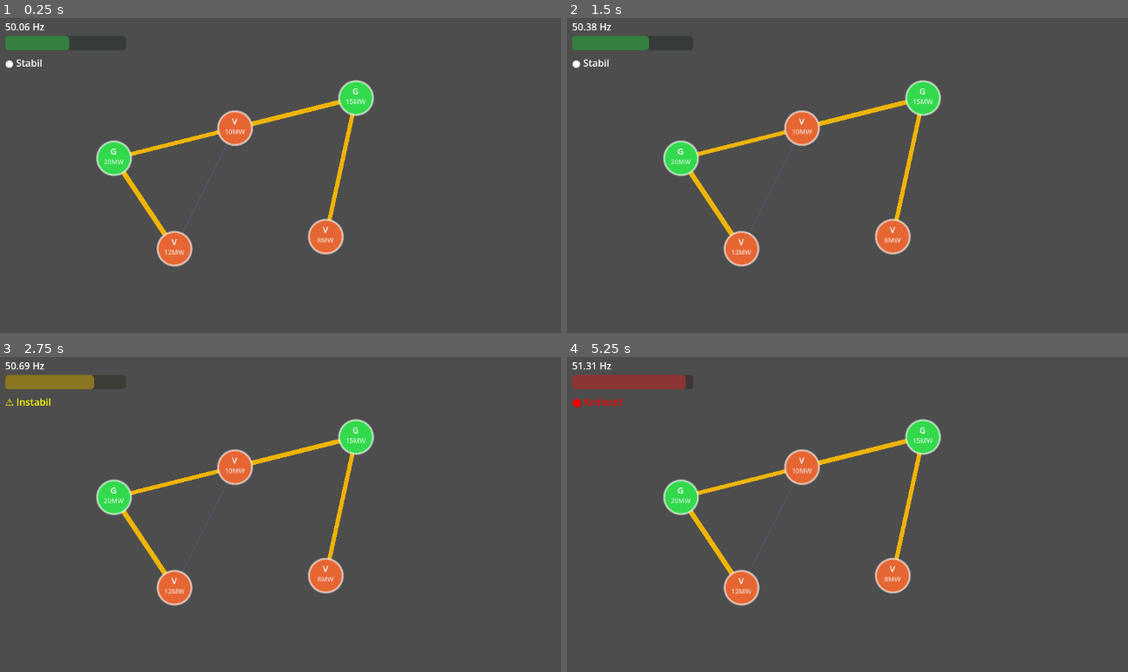
Above: before the commit, frames 1-4 (two rows, left to right).
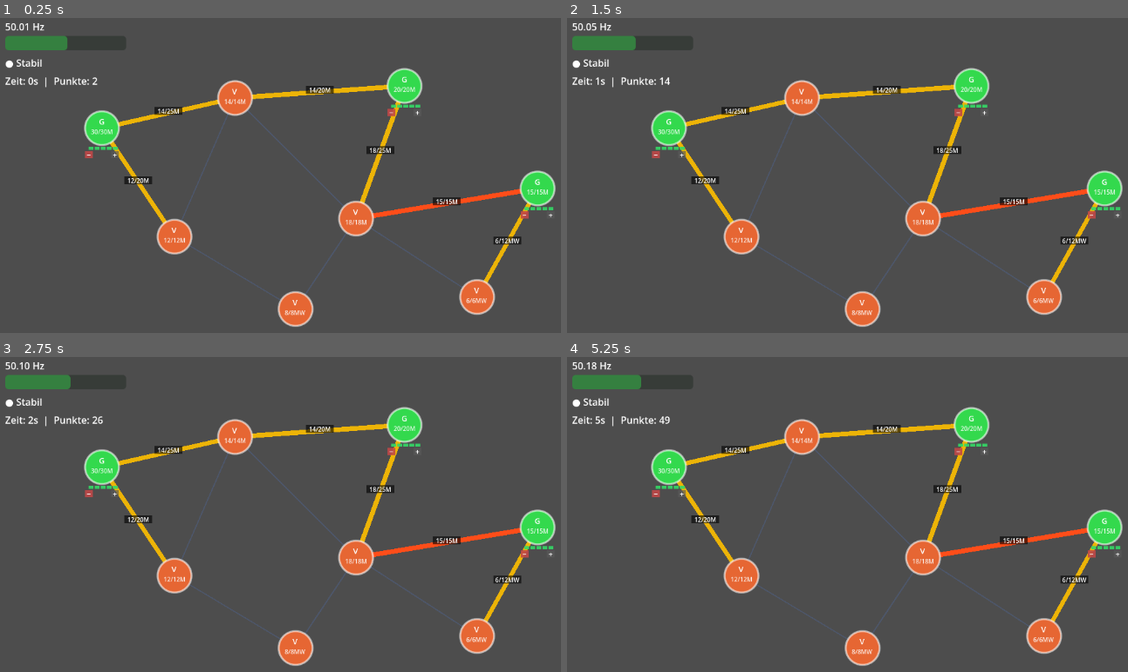
Above: after the commit, the same moments.

Repository: Timjo13/StromnetzSim
Game: Godot game, scene res://scenes/Main.tscn
Two runs of this game, one before a commit and one after it. Both use one fixed random seed, a clock stepped at 60 frames per second and the inputs below.
Inputs (mouse positions are in pixels of both pictures, inside the frame that each line leads up to):
- Up to frame 1 (0.25 s): no input
- Up to frame 2 (1.5 s): move the mouse to (1060, 181) at 0.52 s; click (1060, 181) at 0.67 s; move the mouse to (768, 222) at 1.27 s; click (768, 222) at 1.42 s
- Up to frame 3 (2.75 s): move the mouse to (409, 454) at 2.02 s; click (409, 454) at 2.17 s
- Up to frame 4 (5.25 s): move the mouse to (875, 621) at 2.77 s; click (875, 621) at 2.92 s; move the mouse to (1116, 599) at 3.52 s; click (1116, 599) at 3.67 s; move the mouse to (701, 483) at 4.27 s; click (701, 483) at 4.42 s; move the mouse to (942, 542) at 5.02 s; click (942, 542) at 5.17 s

The runs differ from the first frame. In frame 1, 11% of the frame differs, in the area x 0-100%, y 1-99%; in frame 2, 11%; in frame 3, 12%; in frame 4, 12%.

Commit message:
ADD: Score/Zeit, Zufallsevents, Ist/Max-Anzeigen, stufenweise Generatorsteuerung; FIX: Startbalance
- NetworkGenerator: Verbraucher auf 58 MW reduziert (Generatoren 65 MW, +7 MW Überschuss)
- GridManager: FREQ_RATE 0.05→0.005; Score-Akkumulator; Lastspitze- und Generatorausfall-Events
- GridNode: base_power, throttle_step (5 Stufen), step_up/down, force_off/restore; _draw() zeigt Ist/Max + Balken + ±-Buttons
- GridLine: _draw() zeigt Ist/Kapazität
- UI: Score/Zeit-Label, Event-Benachrichtigung (4s), Endpunkte im Game-Over-Panel
- Main.gd + NetworkGenerator.gd neu hinzugefügt

Co-Authored-By: Claude Sonnet 4.6 <noreply@anthropic.com>

Diff:
--- a/scenes/Main.tscn
+++ b/scenes/Main.tscn
@@ -1,11 +1,13 @@
 [gd_scene format=3 uid="uid://cdkljyw5srgv7"]
 
 [ext_resource type="Script" uid="uid://d2diuxqft38oc" path="res://scripts/GridManager.gd" id="1_rvslj"]
-[ext_resource type="PackedScene" uid="uid://k5e71mi8juni" path="res://scenes/GridNode.tscn" id="2_0bbpv"]
+[ext_resource type="Script" uid="uid://c6158oy3360gk" path="res://scripts/Main.gd" id="1_vcsgt"]
 [ext_resource type="Script" uid="uid://c50a1yetu8w8n" path="res://scripts/GridLine.gd" id="2_rarhs"]
 [ext_resource type="Script" uid="uid://b2rgthvvw66vg" path="res://scripts/UI.gd" id="3_0bbpv"]
+[ext_resource type="Script" uid="uid://c1rx2y4b7fhyl" path="res://scripts/NetworkGenerator.gd" id="4_rarhs"]
 
 [node name="Main" type="Node2D" unique_id=1137481436]
+script = ExtResource("1_vcsgt")
 
 [node name="GridManager" type="Node" parent="." unique_id=1959402173]
 script = ExtResource("1_rvslj")
@@ -14,56 +16,24 @@
 
 [node name="Line_G1_C1" type="Line2D" parent="Lines" unique_id=1622205478 groups=["grid_lines"]]
 script = ExtResource("2_rarhs")
-node_a_path = NodePath("../../Nodes/Generator1")
-node_b_path = NodePath("../../Nodes/Consumer1")
 
 [node name="Line_G1_C2" type="Line2D" parent="Lines" unique_id=996347106 groups=["grid_lines"]]
 script = ExtResource("2_rarhs")
-node_a_path = NodePath("../../Nodes/Generator1")
-node_b_path = NodePath("../../Nodes/Consumer2")
 max_capacity = 15.0
 
 [node name="Line_G2_C1" type="Line2D" parent="Lines" unique_id=133070944 groups=["grid_lines"]]
 script = ExtResource("2_rarhs")
-node_a_path = NodePath("../../Nodes/Generator2")
-node_b_path = NodePath("../../Nodes/Consumer1")
 max_capacity = 15.0
 
 [node name="Line_G2_C3" type="Line2D" parent="Lines" unique_id=2045682854 groups=["grid_lines"]]
 script = ExtResource("2_rarhs")
-node_a_path = NodePath("../../Nodes/Generator2")
-node_b_path = NodePath("../../Nodes/Consumer3")
 max_capacity = 15.0
 
 [node name="Line_C1_C2" type="Line2D" parent="Lines" unique_id=1139237373 groups=["grid_lines"]]
 script = ExtResource("2_rarhs")
-node_a_path = NodePath("../../Nodes/Consumer1")
-node_b_path = NodePath("../../Nodes/Consumer2")
 max_capacity = 10.0
 
 [node name="Nodes" type="Node2D" parent="." unique_id=1105366409]
-
-[node name="Generator1" parent="Nodes" unique_id=2051501399 instance=ExtResource("2_0bbpv")]
-position = Vector2(200, 250)
-power_value = 20.0
-
-[node name="Generator2" parent="Nodes" unique_id=650646203 instance=ExtResource("2_0bbpv")]
-position = Vector2(600, 150)
-power_value = 15.0
-
-[node name="Consumer1" parent="Nodes" unique_id=243652515 instance=ExtResource("2_0bbpv")]
-position = Vector2(400, 200)
-node_type = 1
-
-[node name="Consumer2" parent="Nodes" unique_id=284536480 instance=ExtResource("2_0bbpv")]
-position = Vector2(300, 400)
-node_type = 1
-power_value = 12.0
-
-[node name="Consumer3" parent="Nodes" unique_id=1271442105 instance=ExtResource("2_0bbpv")]
-position = Vector2(550, 380)
-node_type = 1
-power_value = 8.0
 
 [node name="UI" type="CanvasLayer" parent="." unique_id=2082140937]
 script = ExtResource("3_0bbpv")
@@ -90,6 +60,19 @@
 offset_right = 64.0
 offset_bottom = 103.0
 text = "Stabil"
+
+[node name="ScoreLabel" type="Label" parent="UI" unique_id=100000001]
+offset_left = 20.0
+offset_top = 110.0
+offset_right = 350.0
+offset_bottom = 133.0
+text = "Zeit: 0s  |  Punkte: 0"
+
+[node name="EventLabel" type="Label" parent="UI" unique_id=100000002]
+offset_left = 20.0
+offset_top = 140.0
+offset_right = 550.0
+offset_bottom = 165.0
 
 [node name="GameOverPanel" type="Panel" parent="UI" unique_id=1567433850]
 offset_left = 300.0
@@ -122,6 +105,11 @@
 offset_bottom = 83.0
 autowrap_mode = 2
 
+[node name="NetworkGenerator" type="Node" parent="." unique_id=861225071]
+script = ExtResource("4_rarhs")
+
 [connection signal="frequency_updated" from="GridManager" to="UI" method="on_frequency_updated"]
 [connection signal="game_over" from="GridManager" to="UI" method="on_game_over"]
 [connection signal="pressed" from="UI/GameOverPanel/Button" to="UI" method="_on_restart_pressed"]
+[connection signal="stats_updated" from="GridManager" to="UI" method="on_stats_updated"]
+[connection signal="event_triggered" from="GridManager" to="UI" method="on_event_triggered"]
--- a/scripts/GridLine.gd
+++ b/scripts/GridLine.gd
@@ -24,11 +24,21 @@
 		add_point(node_a.position)
 		add_point(node_b.position)
 
+func _draw():
+	if get_point_count() < 2 or tripped or current_load < 0.5:
+		return
+	var mid  = (get_point_position(0) + get_point_position(1)) / 2.0
+	var font = ThemeDB.fallback_font
+	var lbl  = "%.0f/%.0fMW" % [current_load, max_capacity]
+	draw_rect(Rect2(mid + Vector2(-23, -10), Vector2(46, 13)), Color(0, 0, 0, 0.60), true)
+	draw_string(font, mid + Vector2(-22, 1), lbl, HORIZONTAL_ALIGNMENT_CENTER, 44, 10, Color.WHITE)
+
 func _process(delta):
 	if not node_a or not node_b:
 		return
 	set_point_position(0, node_a.position)
 	set_point_position(1, node_b.position)
+	queue_redraw()
 
 	if tripped:
 		_blink_timer += delta
--- a/scripts/GridManager.gd
+++ b/scripts/GridManager.gd
@@ -1,24 +1,37 @@
 extends Node
 
-const NOMINAL_FREQ  = 50.0
-const FREQ_RATE     = 0.05
-const FREQ_DANGER   = 1.5
+const NOMINAL_FREQ       = 50.0
+const FREQ_RATE          = 0.005
+const FREQ_DANGER        = 1.5
+const EVENT_INTERVAL_MIN = 8.0
+const EVENT_INTERVAL_MAX = 18.0
 
-var frequency: float = NOMINAL_FREQ
-var game_active: bool = true
-var grid_nodes: Array = []
-var grid_lines: Array = []
+var frequency:         float = NOMINAL_FREQ
+var game_active:       bool  = true
+var grid_nodes:        Array = []
+var grid_lines:        Array = []
+var elapsed_time:      float = 0.0
+var score:             int   = 0
+var _score_acc:        float = 0.0
+var _next_event_timer: float = 0.0
+var _active_events:    Array = []
+var _rng:              RandomNumberGenerator = RandomNumberGenerator.new()
 
 signal frequency_updated(freq: float)
 signal game_over(reason: String)
+signal stats_updated(time: float, score: int)
+signal event_triggered(msg: String)
 
 func _ready():
-	call_deferred("_collect_nodes")
+	_rng.randomize()
+	_schedule_next_event()
 
-func _collect_nodes():
-	grid_nodes = get_tree().get_nodes_in_group("grid_nodes")
-	grid_lines = get_tree().get_nodes_in_group("grid_lines")
+func setup(nodes: Array, lines: Array):
+	grid_nodes = nodes
+	grid_lines = lines
 	for n in grid_nodes:
+		if n.state_changed.is_connected(_on_node_changed):
+			n.state_changed.disconnect(_on_node_changed)
 		n.state_changed.connect(_on_node_changed)
 	print("GridManager: %d Knoten, %d Leitungen" % [grid_nodes.size(), grid_lines.size()])
 
@@ -26,17 +39,20 @@
 	if not game_active:
 		return
 
+	elapsed_time += delta
+	_update_score(delta)
+	_tick_events(delta)
+	stats_updated.emit(elapsed_time, score)
+
 	_update_line_flows()
 
-	# Überlastung zuerst prüfen – Schutzschalter löst sofort aus
 	for line in grid_lines:
 		if not line.tripped and line.is_overloaded():
-			line.trip()  # Leitung abschalten
+			line.trip()
 			var reason = "Schutzschalter ausgelöst!\nLeitung %s überlastet\n(%.0f MW > %.0f MW Limit)" % [line.name, line.current_load, line.max_capacity]
 			_trigger_game_over(reason)
 			return
 
-	# Frequenz berechnen
 	var net_power = _calc_net_power()
 	frequency += net_power * FREQ_RATE * delta
 	frequency = clamp(frequency, 44.0, 56.0)
@@ -51,6 +67,12 @@
 	for n in grid_nodes:
 		total += n.get_power()
 	return total
+
+func _update_score(delta: float):
+	var dev = abs(frequency - NOMINAL_FREQ)
+	var stability = clamp(1.0 - dev / FREQ_DANGER, 0.0, 1.0)
+	_score_acc += delta * 10.0 * stability
+	score = int(_score_acc)
 
 func _update_line_flows():
 	for line in grid_lines:
@@ -68,6 +90,71 @@
 			direction = -1.0
 		line.set_flow(flow, direction)
 
+func _schedule_next_event():
+	_next_event_timer = _rng.randf_range(EVENT_INTERVAL_MIN, EVENT_INTERVAL_MAX)
+
+func _tick_events(delta: float):
+	_next_event_timer -= delta
+	if _next_event_timer <= 0.0:
+		_fire_event()
+		_schedule_next_event()
+	for i in range(_active_events.size() - 1, -1, -1):
+		var ev = _active_events[i]
+		ev.timer -= delta
+		if ev.timer <= 0.0:
+			_revert_event(ev)
+			_active_events.remove_at(i)
+
+func _fire_event():
+	if _rng.randi() % 2 == 0:
+		_fire_load_spike()
+	else:
+		_fire_gen_failure()
+
+func _fire_load_spike():
+	var already_spiked = []
+	for ev in _active_events:
+		if ev.type == "load_spike":
+			already_spiked.append(ev.node)
+	var candidates = []
+	for n in grid_nodes:
+		if n.node_type == 1 and n.is_active and not n in already_spiked:
+			candidates.append(n)
+	if candidates.is_empty():
+		return
+	var target = candidates[_rng.randi() % candidates.size()]
+	var orig = target.power_value
+	target.power_value = orig * 1.8
+	target.queue_redraw()
+	_active_events.append({"type": "load_spike", "node": target, "original": orig, "timer": 10.0})
+	event_triggered.emit("Lastspitze: %s (+80%%, 10s)" % target.name)
+
+func _fire_gen_failure():
+	var already_failed = []
+	for ev in _active_events:
+		if ev.type == "gen_failure":
+			already_failed.append(ev.node)
+	var candidates = []
+	for n in grid_nodes:
+		if n.node_type == 0 and n.is_active and not n in already_failed:
+			candidates.append(n)
+	if candidates.is_empty():
+		return
+	var target     = candidates[_rng.randi() % candidates.size()]
+	var saved_step = target.throttle_step
+	target.force_off()
+	_active_events.append({"type": "gen_failure", "node": target, "saved_step": saved_step, "timer": 12.0})
+	event_triggered.emit("Generatorausfall: %s (12s)" % target.name)
+
+func _revert_event(ev: Dictionary):
+	if not is_instance_valid(ev.node):
+		return
+	if ev.type == "load_spike":
+		ev.node.power_value = ev.original
+		ev.node.queue_redraw()
+	elif ev.type == "gen_failure" and not ev.node.is_active:
+		ev.node.force_restore(ev.get("saved_step", 5))
+
 func _on_node_changed():
 	pass
 
--- a/scripts/GridNode.gd
+++ b/scripts/GridNode.gd
@@ -2,18 +2,26 @@
 
 enum NodeType { GENERATOR, CONSUMER }
 
-@export var node_type: NodeType = NodeType.GENERATOR
-@export var power_value: float = 10.0
+@export var node_type:   NodeType = NodeType.GENERATOR
+@export var power_value: float    = 10.0   # current output / demand (MW)
 
-var is_active: bool = true
-var _color_on: Color
+var base_power:    float = 0.0   # nominal max (set once in _ready)
+var throttle_step: int   = 5     # 1..STEPS when active
+var is_active:     bool  = true
+var _color_on:  Color
 var _color_off: Color
-const RADIUS = 28.0
+
+const RADIUS    = 28.0
+const STEPS     = 5
+# Buttons sit below the circle; y-origin = RADIUS + padding
+const BTN_MINUS = Rect2(-28.0, 38.0, 13.0, 12.0)
+const BTN_PLUS  = Rect2( 15.0, 38.0, 13.0, 12.0)
 
 signal state_changed
 
 func _ready():
 	add_to_group("grid_nodes")
+	base_power = power_value
 	if node_type == NodeType.GENERATOR:
 		_color_on  = Color(0.2, 0.85, 0.3)
 		_color_off = Color(0.08, 0.32, 0.12)
@@ -28,27 +36,115 @@
 	draw_arc(Vector2.ZERO, RADIUS, 0, TAU, 48, Color(1, 1, 1, 0.6), 2.0, true)
 
 	var font = ThemeDB.fallback_font
-	var prefix = "G" if node_type == NodeType.GENERATOR else "V"
-	draw_string(font, Vector2(-18, -6),  prefix,           HORIZONTAL_ALIGNMENT_CENTER, 36, 14, Color.WHITE)
-	draw_string(font, Vector2(-18,  10), "%.0fMW" % power_value, HORIZONTAL_ALIGNMENT_CENTER, 36, 11, Color(1,1,1,0.75))
+
+	if node_type == NodeType.GENERATOR:
+		draw_string(font, Vector2(-18, -6), "G",
+				HORIZONTAL_ALIGNMENT_CENTER, 36, 13, Color.WHITE)
+		draw_string(font, Vector2(-22, 10),
+				"%.0f/%.0fMW" % [abs(get_power()), base_power],
+				HORIZONTAL_ALIGNMENT_CENTER, 44, 10, Color(1, 1, 1, 0.85))
+
+		# Throttle bar – 5 segments
+		for i in range(STEPS):
+			var filled = is_active and i < throttle_step
+			var sc = Color(0.2, 0.85, 0.4, 0.9) if filled else Color(0.25, 0.25, 0.25, 0.8)
+			draw_rect(Rect2(-22.0 + i * 10.0, RADIUS + 3.0, 8.0, 5.0), sc, true)
+
+		# − button (dimmed when off)
+		var mc = Color(0.75, 0.28, 0.28, 0.9) if is_active else Color(0.35, 0.35, 0.35, 0.65)
+		draw_rect(BTN_MINUS, mc, true)
+		draw_string(font, Vector2(BTN_MINUS.position.x, BTN_MINUS.end.y - 1.0), "−",
+				HORIZONTAL_ALIGNMENT_CENTER, int(BTN_MINUS.size.x), 12, Color.WHITE)
+
+		# + button (dimmed when at max)
+		var pc = Color(0.28, 0.70, 0.28, 0.9) \
+				if (not is_active or throttle_step < STEPS) \
+				else Color(0.35, 0.35, 0.35, 0.65)
+		draw_rect(BTN_PLUS, pc, true)
+		draw_string(font, Vector2(BTN_PLUS.position.x, BTN_PLUS.end.y - 1.0), "+",
+				HORIZONTAL_ALIGNMENT_CENTER, int(BTN_PLUS.size.x), 12, Color.WHITE)
+	else:
+		# Consumer: show actual / nominal; orange when above nominal (Lastspitze)
+		draw_string(font, Vector2(-18, -6), "V",
+				HORIZONTAL_ALIGNMENT_CENTER, 36, 13, Color.WHITE)
+		var oc = Color(1.0, 0.55, 0.2, 1.0) if power_value > base_power * 1.02 \
+				else Color(1, 1, 1, 0.85)
+		draw_string(font, Vector2(-22, 10),
+				"%.0f/%.0fMW" % [power_value, base_power],
+				HORIZONTAL_ALIGNMENT_CENTER, 44, 10, oc)
 
 func _unhandled_input(event):
 	if node_type != NodeType.GENERATOR:
 		return
-	if event is InputEventMouseButton \
-	and event.pressed \
-	and event.button_index == MOUSE_BUTTON_LEFT:
-		var local = to_local(event.position)
-		if local.length() <= RADIUS:
-			toggle()
-			get_viewport().set_input_as_handled()
+	if not (event is InputEventMouseButton \
+			and event.pressed \
+			and event.button_index == MOUSE_BUTTON_LEFT):
+		return
+	var local = to_local(event.position)
+	if BTN_MINUS.has_point(local):
+		step_down()
+		get_viewport().set_input_as_handled()
+	elif BTN_PLUS.has_point(local):
+		step_up()
+		get_viewport().set_input_as_handled()
+	elif local.length() <= RADIUS:
+		toggle()
+		get_viewport().set_input_as_handled()
+
+# ── Power control ──────────────────────────────────────────────────────────────
+
+func step_up():
+	if not is_active:
+		# Turn on at current throttle_step (or STEPS if never changed)
+		is_active = true
+		power_value = base_power * throttle_step / float(STEPS)
+		queue_redraw()
+		state_changed.emit()
+	elif throttle_step < STEPS:
+		throttle_step += 1
+		power_value = base_power * throttle_step / float(STEPS)
+		queue_redraw()
+		state_changed.emit()
+
+func step_down():
+	if not is_active:
+		return
+	if throttle_step > 1:
+		throttle_step -= 1
+		power_value = base_power * throttle_step / float(STEPS)
+		queue_redraw()
+		state_changed.emit()
+	else:
+		# Already at minimum step – treat as toggle off
+		is_active = false
+		queue_redraw()
+		state_changed.emit()
 
 func toggle():
-	is_active = !is_active
+	# Circle click: fast full-on / off
+	if is_active:
+		is_active = false
+	else:
+		is_active = true
+		throttle_step = STEPS
+		power_value = base_power
 	queue_redraw()
 	state_changed.emit()
 
-## Gibt positive Zahl für Erzeugung, negative für Verbrauch zurück
+# Used by event system to disable without disturbing throttle_step
+func force_off():
+	is_active = false
+	queue_redraw()
+	state_changed.emit()
+
+# Used by event system to restore to the pre-failure throttle level
+func force_restore(step: int):
+	throttle_step = clampi(step, 1, STEPS)
+	is_active = true
+	power_value = base_power * throttle_step / float(STEPS)
+	queue_redraw()
+	state_changed.emit()
+
 func get_power() -> float:
 	if not is_active:
 		return 0.0
--- /dev/null
+++ b/scripts/Main.gd
@@ -0,0 +1,10 @@
+extends Node2D
+
+@onready var nodes_container: Node2D = $Nodes
+@onready var lines_container: Node2D = $Lines
+@onready var generator:       Node   = $NetworkGenerator
+@onready var grid_manager:    Node   = $GridManager
+
+func _ready():
+	var result = generator.generate(nodes_container, lines_container)
+	grid_manager.setup(result.nodes, result.lines)
--- /dev/null
+++ b/scripts/NetworkGenerator.gd
@@ -0,0 +1,76 @@
+extends Node
+
+const NODE_SCENE = preload("res://scenes/GridNode.tscn")
+
+const NETWORK_NODES = [
+	{"name": "Gen_Kohle",  "type": 0, "power": 30.0, "pos": Vector2(180, 200)},
+	{"name": "Gen_Gas",    "type": 0, "power": 20.0, "pos": Vector2(680, 130)},
+	{"name": "Gen_Wind",   "type": 0, "power": 15.0, "pos": Vector2(900, 300)},
+	{"name": "Stadt_A",    "type": 1, "power": 14.0, "pos": Vector2(400, 150)},
+	{"name": "Stadt_B",    "type": 1, "power": 12.0, "pos": Vector2(300, 380)},
+	{"name": "Industrie",  "type": 1, "power": 18.0, "pos": Vector2(600, 350)},
+	{"name": "Vorort",     "type": 1, "power":  6.0, "pos": Vector2(800, 480)},
+	{"name": "Bahnhof",    "type": 1, "power":  8.0, "pos": Vector2(500, 500)},
+]
+
+const NETWORK_LINES = [
+	{"from": "Gen_Kohle",  "to": "Stadt_A",   "capacity": 25.0},
+	{"from": "Gen_Kohle",  "to": "Stadt_B",   "capacity": 20.0},
+	{"from": "Gen_Gas",    "to": "Stadt_A",   "capacity": 20.0},
+	{"from": "Gen_Gas",    "to": "Industrie", "capacity": 25.0},
+	{"from": "Gen_Wind",   "to": "Industrie", "capacity": 15.0},
+	{"from": "Gen_Wind",   "to": "Vorort",    "capacity": 12.0},
+	{"from": "Stadt_A",    "to": "Stadt_B",   "capacity": 15.0},
+	{"from": "Stadt_A",    "to": "Industrie", "capacity": 18.0},
+	{"from": "Industrie",  "to": "Vorort",    "capacity": 12.0},
+	{"from": "Industrie",  "to": "Bahnhof",   "capacity": 14.0},
+	{"from": "Stadt_B",    "to": "Bahnhof",   "capacity": 10.0},
+]
+
+func generate(nodes_container: Node, lines_container: Node) -> Dictionary:
+	# Alte Nodes sofort entfernen (nicht queue_free)
+	for child in nodes_container.get_children():
+		nodes_container.remove_child(child)
+		child.free()
+	for child in lines_container.get_children():
+		lines_container.remove_child(child)
+		child.free()
+
+	var node_refs = {}
+	var spawned_nodes = []
+	var spawned_lines = []
+
+	# Knoten spawnen
+	for data in NETWORK_NODES:
+		var node = NODE_SCENE.instantiate()
+		node.name        = data["name"]
+		node.node_type   = data["type"]
+		node.power_value = data["power"]
+		node.position    = data["pos"]
+		nodes_container.add_child(node)
+		node_refs[data["name"]] = node
+		spawned_nodes.append(node)
+
+	# Leitungen spawnen
+	for data in NETWORK_LINES:
+		var na = node_refs.get(data["from"])
+		var nb = node_refs.get(data["to"])
+		if not na or not nb:
+			push_warning("Leitung: Node nicht gefunden – %s oder %s" % [data["from"], data["to"]])
+			continue
+
+		var line = Line2D.new()
+		line.name = "Line_%s_%s" % [data["from"], data["to"]]
+		line.set_script(load("res://scripts/GridLine.gd"))
+		lines_container.add_child(line)
+
+		line.node_a       = na
+		line.node_b       = nb
+		line.max_capacity = data["capacity"]
+		line.clear_points()
+		line.add_point(na.position)
+		line.add_point(nb.position)
+		spawned_lines.append(line)
+
+	print("Netz generiert: %d Knoten, %d Leitungen" % [spawned_nodes.size(), spawned_lines.size()])
+	return {"nodes": spawned_nodes, "lines": spawned_lines}
--- a/scripts/UI.gd
+++ b/scripts/UI.gd
@@ -6,12 +6,25 @@
 @onready var freq_bar:        ProgressBar = $FreqContainer/FreqBar
 @onready var freq_label:      Label       = $FreqContainer/FreqLabel
 @onready var status_label:    Label       = $StatusLabel
+@onready var score_label:     Label       = $ScoreLabel
+@onready var event_label:     Label       = $EventLabel
 @onready var game_over_panel: Panel       = $GameOverPanel
 @onready var reason_label:    Label       = $GameOverPanel/ReasonLabel
 
+var _last_score: int   = 0
+var _last_time:  float = 0.0
+var _event_timer: float = 0.0
+
 func _ready():
 	game_over_panel.visible = false
+	event_label.visible = false
 	status_label.text = "Stabil"
+
+func _process(delta: float):
+	if _event_timer > 0.0:
+		_event_timer -= delta
+		if _event_timer <= 0.0:
+			event_label.visible = false
 
 func on_frequency_updated(freq: float):
 	var deviation = freq - NOMINAL
@@ -31,9 +44,19 @@
 		status_label.text     = "⛔ Kritisch!"
 		status_label.modulate = Color.RED
 
+func on_stats_updated(time: float, score: int):
+	_last_score = score
+	_last_time  = time
+	score_label.text = "Zeit: %ds  |  Punkte: %d" % [int(time), score]
+
+func on_event_triggered(msg: String):
+	event_label.text    = "! " + msg
+	event_label.visible = true
+	_event_timer        = 4.0
+
 func on_game_over(reason: String):
 	game_over_panel.visible = true
-	reason_label.text = reason
+	reason_label.text = "%s\n\nPunkte: %d  |  Zeit: %ds" % [reason, _last_score, int(_last_time)]
 
 func _on_restart_pressed():
 	get_tree().reload_current_scene()
Not shown, added: scripts/Main.gd.uid
Not shown, added: scripts/NetworkGenerator.gd.uid
